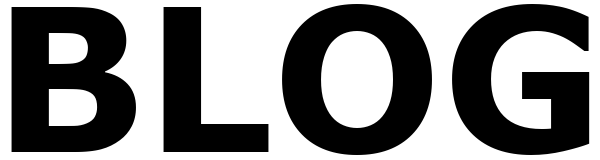
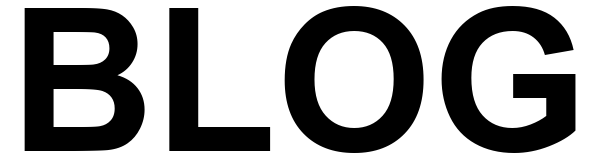
The second 600 × 160 image is a revision of the first. Changes to its layers:
painted on "BLOG" over [11, 4, 590, 155]
